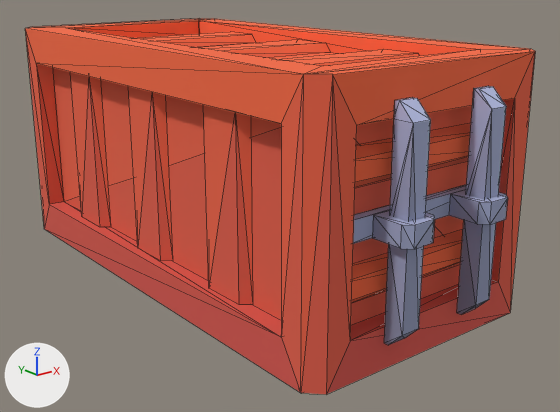
An edit to the glTF model client/public/models/props/container_a.glb, drawn before and after from the same camera.
Before and after are seen from a 50 mm lens placed at (-0.675, -0.927, 0.45), pointed at (0.026, -0.051, 0.1). Every picture has the same lights, and +X, +Y and +Z are marked at lower left. The older version comes first. Mesh edges are drawn as thin lines. Vertices at exactly the same position are counted once.

In view in the first picture: 'container_a'.
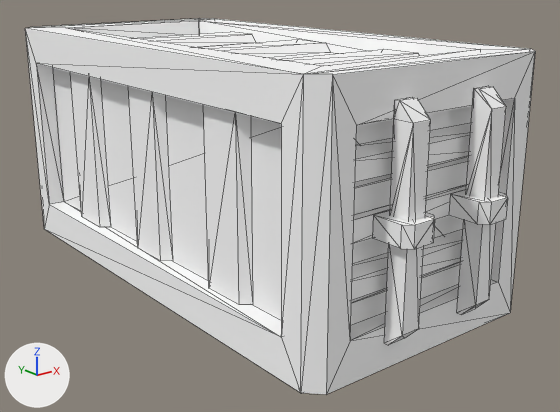
Changed parts and their boxes [x1, y1, x2, y2] in the pictures (560 x 412 px):
part 1 of me_container_a, recoloured (red to white)
    both: [25, 29, 535, 394]
part 2 of me_container_a, recoloured (lighter)
    both: [353, 110, 508, 345]
part 3 of me_container_a, recoloured (blue to white)
    both: [353, 86, 508, 323]
part 4 of me_container_a, recoloured (lighter)
    both: [25, 19, 535, 303]

What changed in the scene script:
```text
Change me_container_a:
    where me_container_a.from_pydata(...)  # 306 vertices, 402 faces; spans x -0.186..0.186, y -0.411..0.411, z 0.0..0.348
    used by ob_container_a; location = (0.0, 0.0, 0.0)
    me_container_a part 1: 106 faces centred in x -0.186..0.186, y -0.373..0.373, z 0.0..0.232 are repainted in the vertex colours; the middle colour goes from red #e35f49 to white #ffffff
    me_container_a part 2: 94 faces centred in x -0.09..0.09, y -0.411..0.411, z 0.034..0.179 are repainted in the vertex colours; the middle colour goes from greyish blue #8d93b1 to white #ffffff
    me_container_a part 3: 118 faces centred in x -0.09..0.09, y -0.411..0.411, z 0.076..0.314 are repainted in the vertex colours; the middle colour goes from blue #adb5d9 to white #ffffff
    me_container_a part 4: 84 faces centred in x -0.186..0.186, y -0.373..0.373, z 0.086..0.348 are repainted in the vertex colours; the middle colour goes from orange #f76942 to white #ffffff
```
